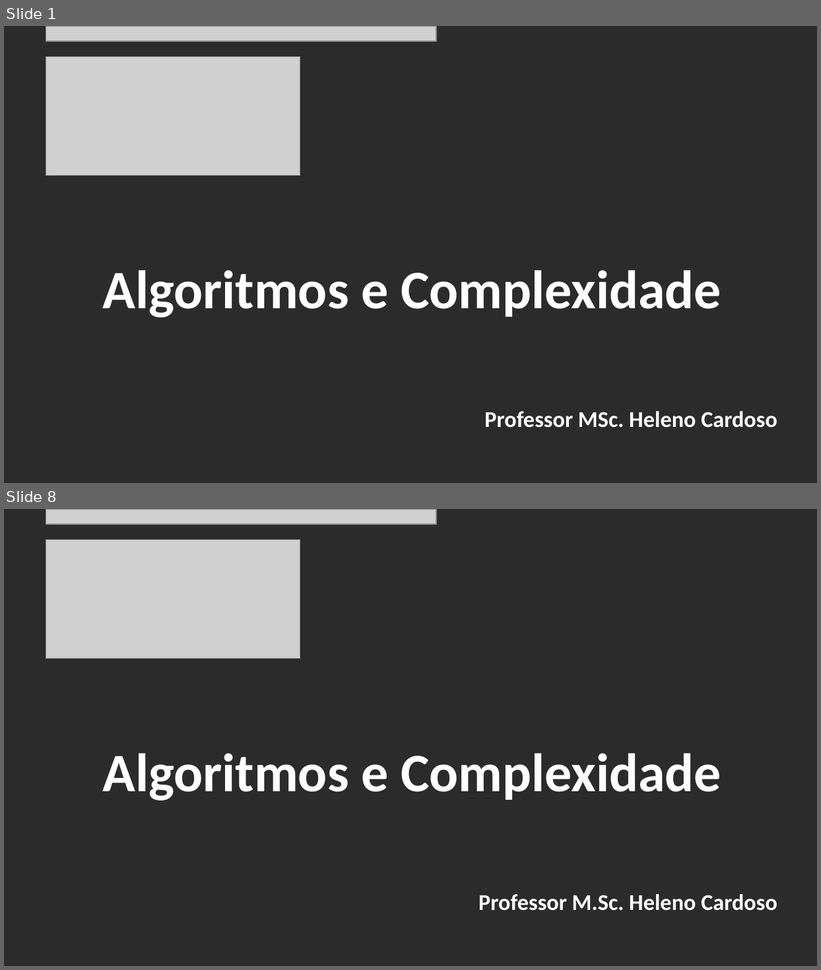
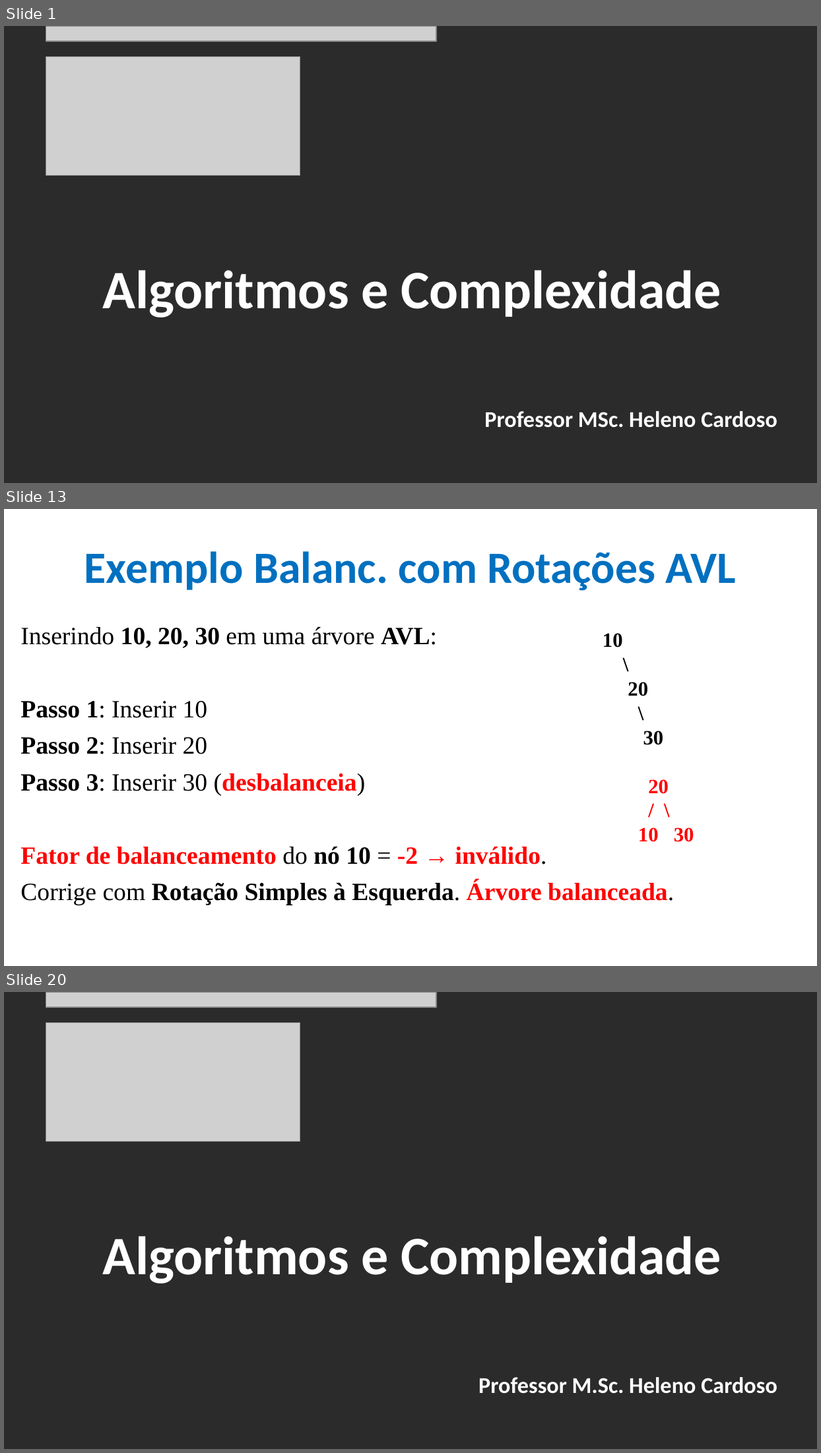
Before and after one commit to CloudEducationBrazil/WydenAlgoritmosEComplexidade, a slide deck: 01 Classes/Aula 06 - Algoritmos e Complexidade - Árvore Binária e AVL.pptx. Shown one above the other, each under a label of ours: slides 1 and 8 before the commit, slides 1, 13 and 20 after it; the slides between them are not shown. The pictures are 821x970 and 821x1453 pixels, drawn with LibreOffice and Linux fonts; fonts in the diff are those of the drawing; grey boxes stand for pictures; background and template pictures are left out; a plain dark background stands for a picture behind light text. Boxes give left, top, right and bottom in pixels: in the first picture for what was removed or moved away, otherwise in the second. Text is boxed around its words. In the diff, an @@ line names an element or a change of style, - is before the commit and + after.

```diff
--- a/01 Classes/Aula 06 - Algoritmos e Complexidade - Árvore Binária e AVL.pptx
+++ b/01 Classes/Aula 06 - Algoritmos e Complexidade - Árvore Binária e AVL.pptx
@@ slide 13 added at (4, 509, 817, 966), background picture (left out) @@
@@ title added at (85, 551, 736, 591), 39.6 pt, text #0070C0, bold @@
+Exemplo Balanc. com Rotações AVL
@@ text added at (20, 626, 674, 906), 22 pt, text #000000, bold @@
+Inserindo 10, 20, 30 em uma árvore AVL:
+Passo 1: Inserir 10
+Passo 2: Inserir 20
+Passo 3: Inserir 30 (desbalanceia)
+Fator de balanceamento do nó 10 = -2 → inválido.
+Corrige com Rotação Simples à Esquerda. Árvore balanceada.
@@ text added at (603, 633, 694, 842), 18 pt, text #000000, bold @@
+      10
+      \
+      20
+      \
+      30
+    20
+    / \
+    10 30
@@ what was slide 8 is now slide 20 @@
```
Also in this commit, not shown: 6 slides changed, 11 other slides added, 5 other files.
